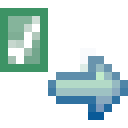
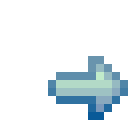
Two versions of the same layered image (128×128). Layer-by-layer changes:
hid "junit fainter" over (0, 8, 96, 72)
hid "junit" over (0, 8, 96, 72)
